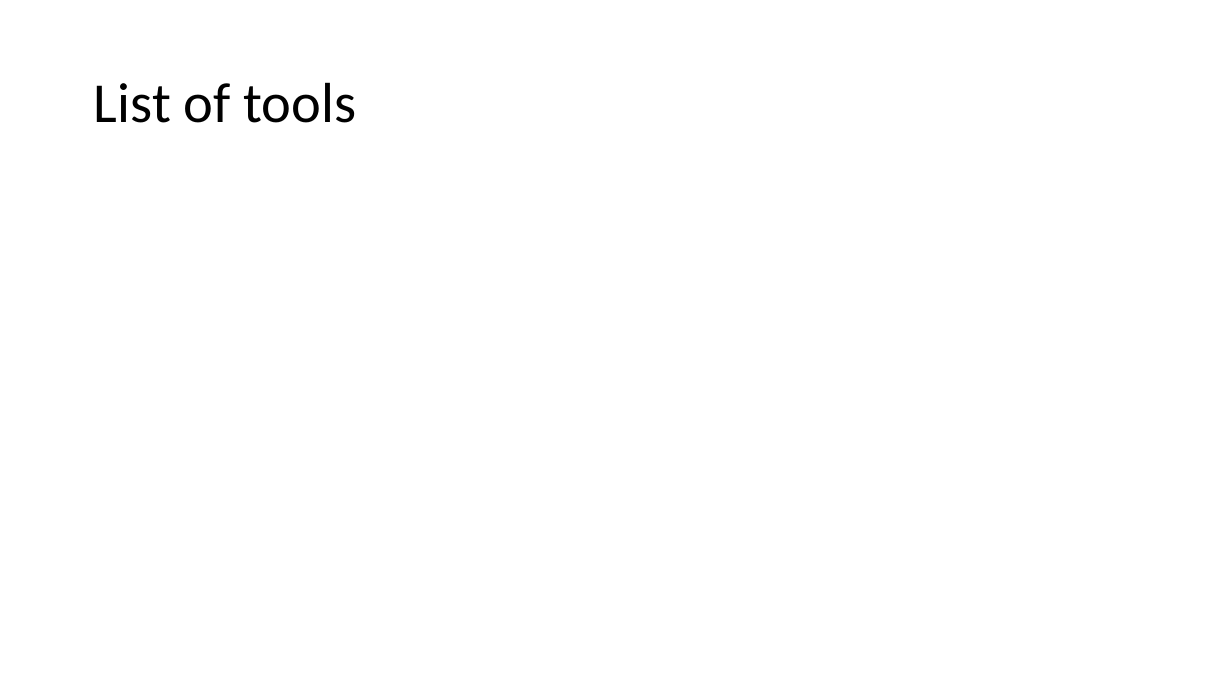
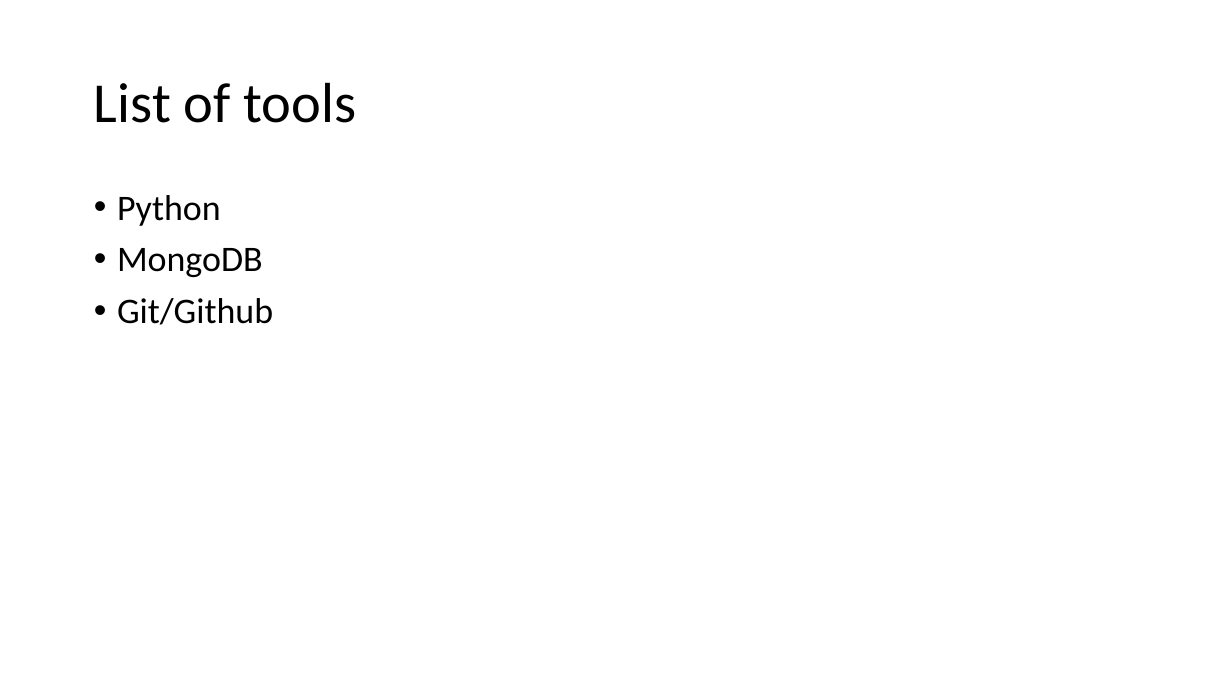
Before and after one commit to snpham/geopolymeric-tribbles, a slide deck: slide 6 of reports/part1_slides.pptx. Drawn at 1232x693 pixels with LibreOffice and Linux fonts; fonts in the diff are those of the drawing. Boxes give left, top, right and bottom in pixels: in the first picture for what was removed or moved away, otherwise in the second. Text is boxed around its words. In the diff, an @@ line names an element or a change of style, - is before the commit and + after.

```diff
--- a/reports/part1_slides.pptx
+++ b/reports/part1_slides.pptx
@@ text added at bbox=[117, 195, 273, 325], 28 pt, text #000000 @@
+• Python
+• MongoDB
+• Git/Github
```
Also in this commit, not shown: 5 other slides changed, 1 slide added, 1 slide removed, 2 other files.
